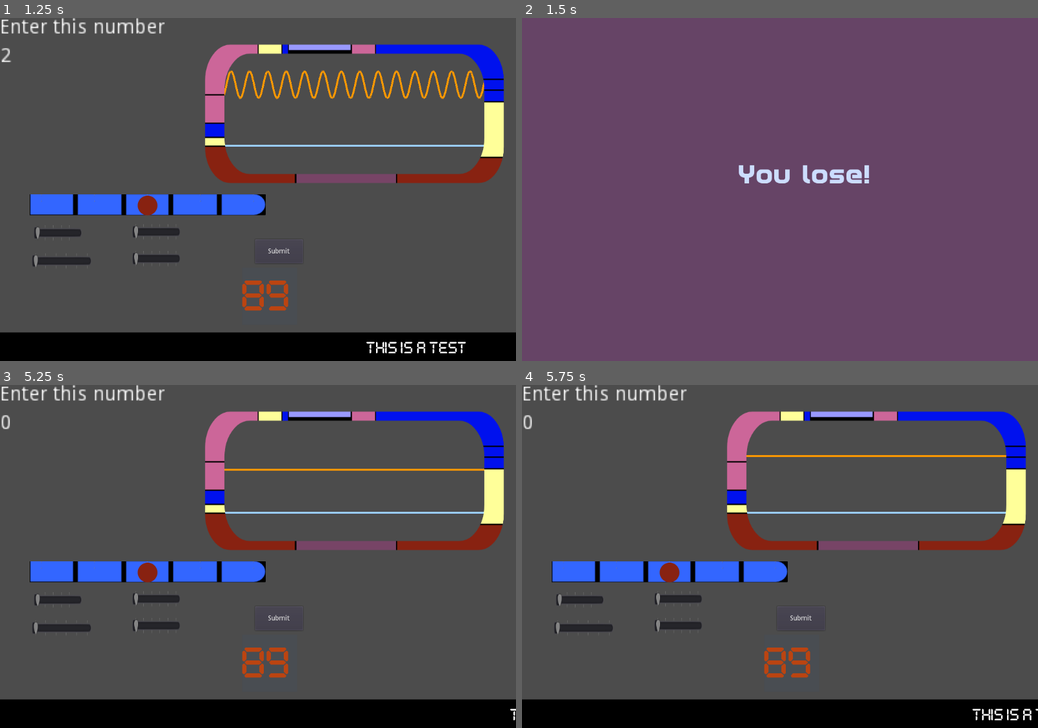
Above: before the commit, frames 1-4 (two rows, left to right).
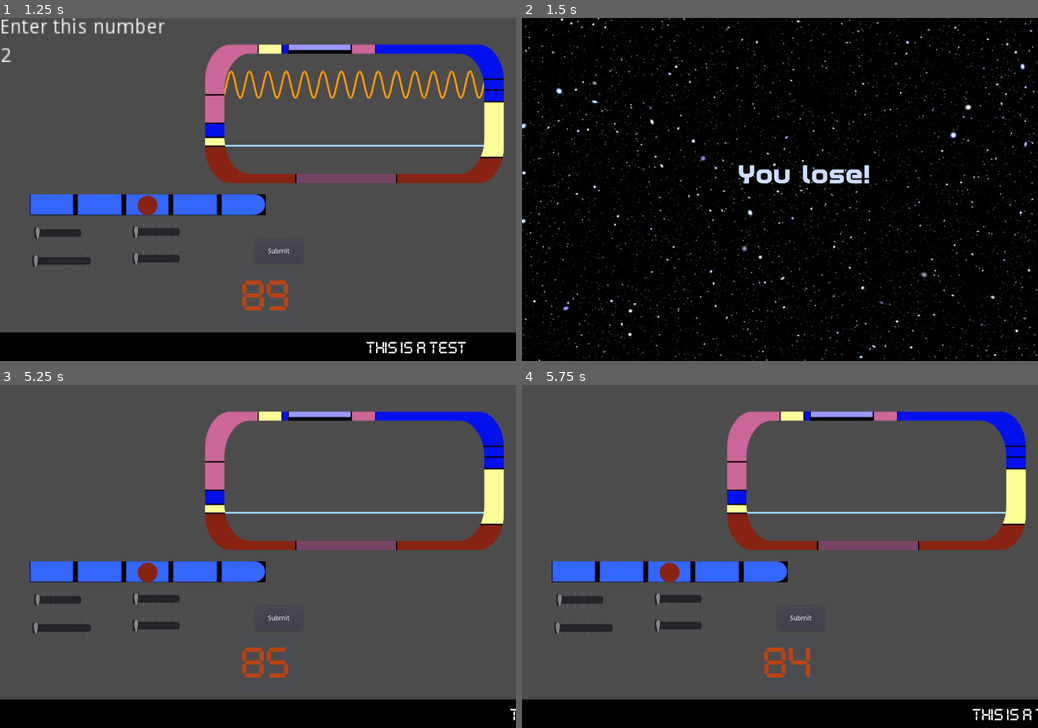
Above: after the commit, the same moments.

Repository: squiggle-at-squiggle/LDJam49
Game: Godot game, scene res://Scenes/Main.tscn
Same seed, same stepped clock (60 frames per second), same inputs: the game is played once before the commit and once after it.
Inputs:
- Up to frame 1 (1.25 s): click "Start Game" at 0.5 s
- Up to frame 2 (1.5 s): click "Submit" at 1.25 s
- Up to frame 3 (5.25 s): click "Submit" at 2 s; click "Submit" at 2.75 s; tap Enter at 3.5 s; tap Space at 4.25 s; click "Start Game" at 5 s
- Up to frame 4 (5.75 s): no input

Frame 1 is identical in both runs. In frame 2, 99% of the frame differs, in the area x 0-100%, y 0-100%; in frame 3, 1.0%; in frame 4, 0.9%.
Error after the commit: Attempt to call function 'queue_free' in base 'previously freed instance' on a null instance. (res://Code/Main.gd:48)

Commit message:
Bobby alarm sounds (#32)
* Added an alarm that sounds at 5 seconds remaining. Turns off if the number goes above it

* made it actually 5 seconds

* Added an image of space and replaced the EndScreen background

Diff:
--- a/Code/Countdown.gd
+++ b/Code/Countdown.gd
@@ -3,21 +3,24 @@
 signal time_up
 
 # Declare member variables here. Examples:
-
-
+var active
 # Called when the node enters the scene tree for the first time.
 func _ready():
-	pass # Replace with function body.
+	active = false
 
 
 # Called every frame. 'delta' is the elapsed time since the previous frame.
 func _process(delta):
 	$TimerText.text = str(floor($Countdown.time_left))
+	if $Countdown.time_left <= 6 && active:
+		alarm_on()
+	else:
+		alarm_off()
 
 func set_timer(initial_time):
 	$Countdown.wait_time = initial_time
 	$Countdown.start()
-
+	active = true
 
 func increase_time(increase_amount):
 	$Countdown.wait_time
@@ -27,4 +30,14 @@
 	$Countdown.stop()
 
 func _on_Countdown_timeout():
+	$AudioStreamPlayer.stop()
 	emit_signal("time_up")
+
+
+func alarm_on():
+	if !$AudioStreamPlayer.playing:
+		$AudioStreamPlayer.play()
+
+func alarm_off():
+	if $AudioStreamPlayer.playing:
+		$AudioStreamPlayer.stop()
--- a/Code/Main.gd
+++ b/Code/Main.gd
@@ -64,4 +64,3 @@
 		new_round()
 	else:
 		LoseGame()
-		round_counter = 0
--- a/Scenes/Countdown.tscn
+++ b/Scenes/Countdown.tscn
@@ -1,7 +1,8 @@
-[gd_scene load_steps=4 format=2]
+[gd_scene load_steps=5 format=2]
 
 [ext_resource path="res://Code/Countdown.gd" type="Script" id=1]
 [ext_resource path="res://Fonts/Digital Play St.ttf" type="DynamicFontData" id=2]
+[ext_resource path="res://Sound/sfx-warning-alarm.mp3" type="AudioStream" id=3]
 
 [sub_resource type="DynamicFont" id=1]
 size = 64
@@ -37,4 +38,7 @@
 [node name="Countdown" type="Timer" parent="."]
 one_shot = true
 
+[node name="AudioStreamPlayer" type="AudioStreamPlayer" parent="."]
+stream = ExtResource( 3 )
+
 [connection signal="timeout" from="Countdown" to="." method="_on_Countdown_timeout"]
--- a/Scenes/EndScreen.tscn
+++ b/Scenes/EndScreen.tscn
@@ -1,9 +1,10 @@
-[gd_scene load_steps=6 format=2]
+[gd_scene load_steps=7 format=2]
 
 [ext_resource path="res://Code/EndScreen.gd" type="Script" id=1]
 [ext_resource path="res://Fonts/redline.ttf" type="DynamicFontData" id=2]
 [ext_resource path="res://Sound/sfx-ship-explosion.mp3" type="AudioStream" id=3]
 [ext_resource path="res://Sound/sfx-fanfare.mp3" type="AudioStream" id=4]
+[ext_resource path="res://Art/space-the-final-frontier.jpg" type="Texture" id=5]
 
 [sub_resource type="DynamicFont" id=1]
 size = 64
@@ -19,13 +20,9 @@
 "_edit_use_anchors_": false
 }
 
-[node name="ColorRect" type="ColorRect" parent="Control"]
-anchor_right = 1.0
-anchor_bottom = 1.0
-color = Color( 0.4, 0.266667, 0.4, 1 )
-__meta__ = {
-"_edit_use_anchors_": false
-}
+[node name="ColorRect" type="Sprite" parent="Control"]
+position = Vector2( 313.719, 129.243 )
+texture = ExtResource( 5 )
 
 [node name="MessageText" type="Label" parent="Control"]
 anchor_left = 0.5
Binary file added: Art/space-the-final-frontier.jpg
Not shown, added: Art/space-the-final-frontier.jpg.import
